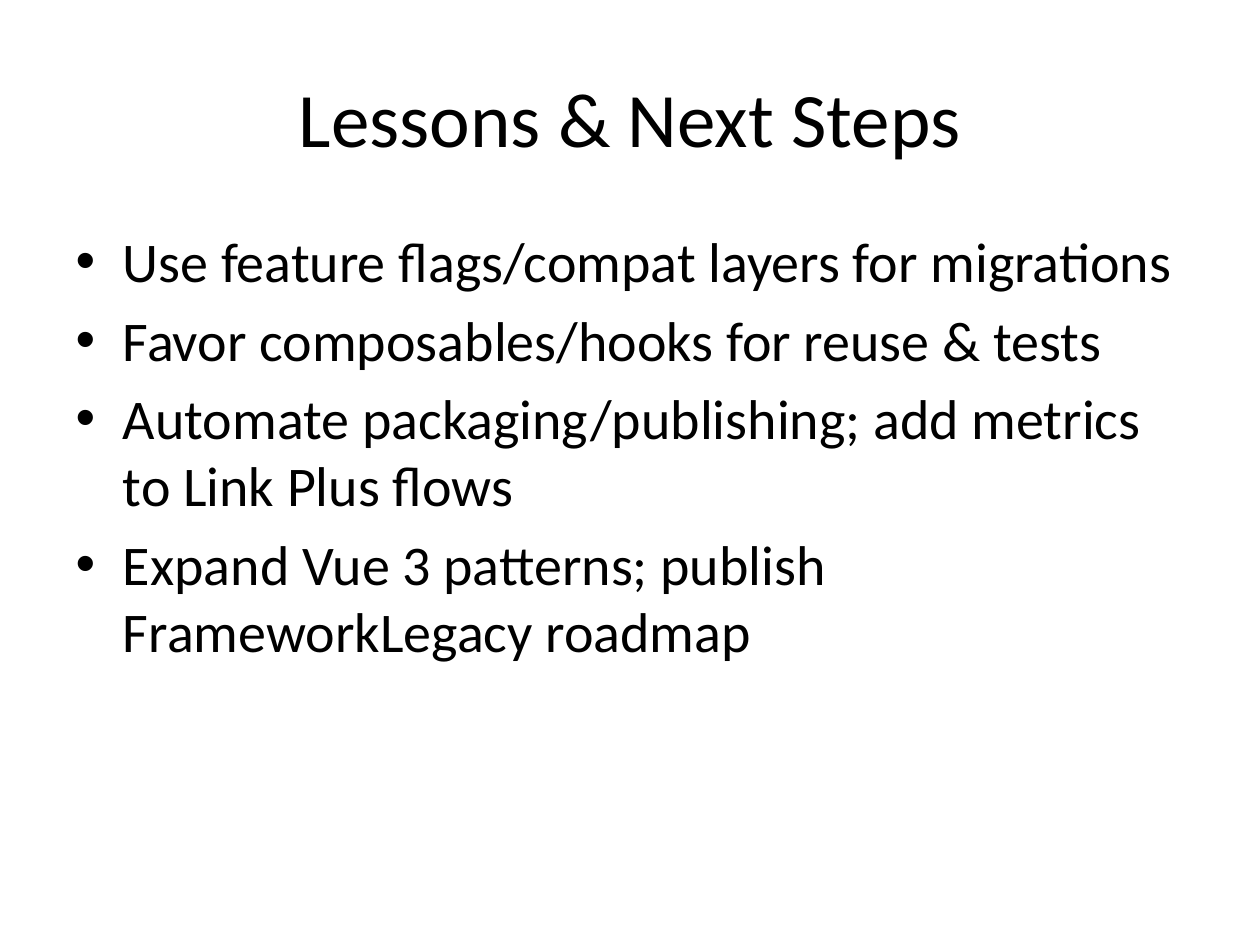
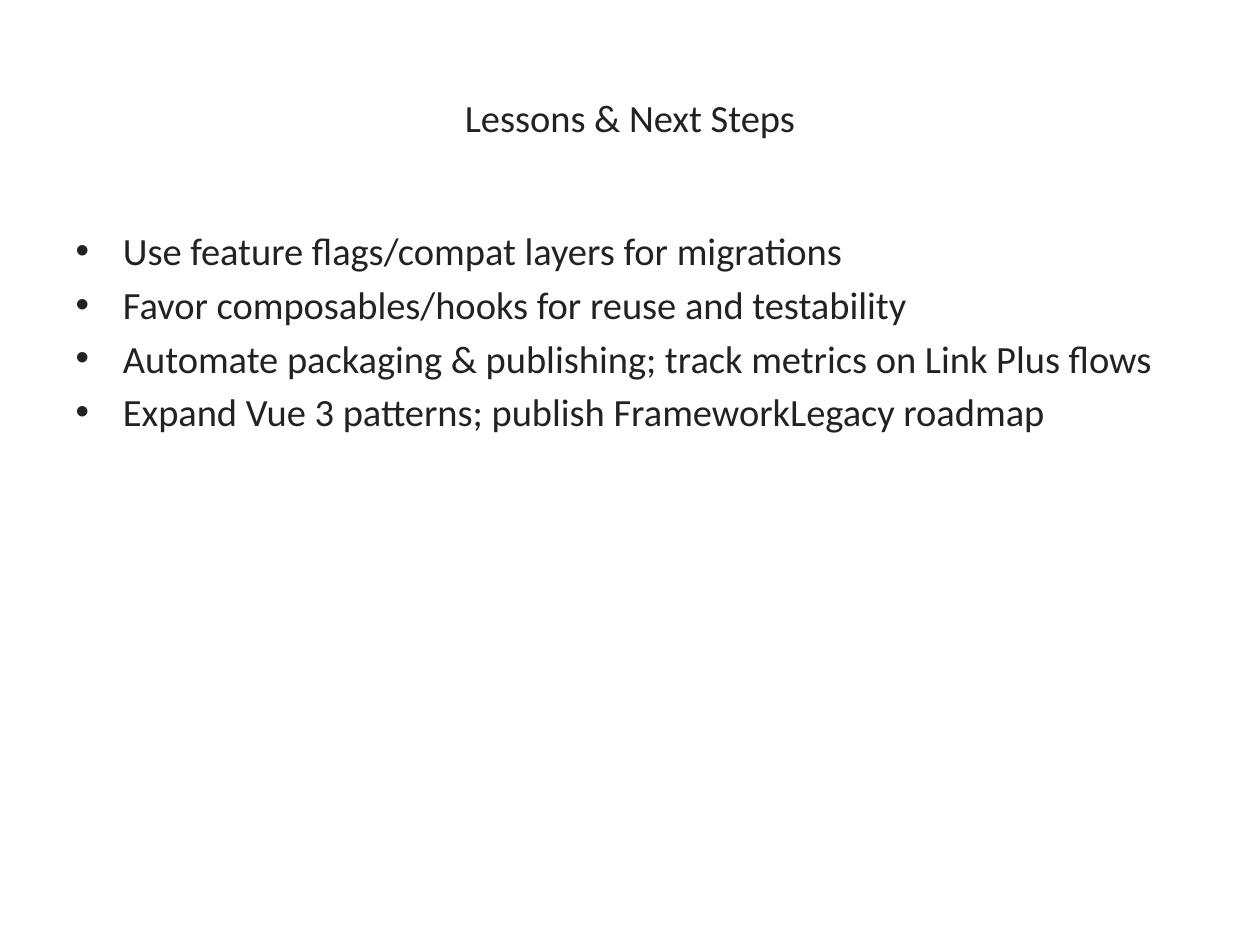
Before and after one commit to VinhSquid/file-word, a slide deck: slide 8 of slideshow.pptx (slide 6 before the commit). Drawn at 1260x945 pixels with LibreOffice and Linux fonts; fonts in the diff are those of the drawing. Boxes give left, top, right and bottom in pixels: in the first picture for what was removed or moved away, otherwise in the second. Text is boxed around its words. In the diff, an @@ line names an element or a change of style, - is before the commit and + after.

```diff
--- a/slideshow.pptx
+++ b/slideshow.pptx
@@ title "Lessons & Next Steps" at [465,107,795,139]: size 44 to 22 pt, text colour #000000 to #222222 @@
@@ text at [123,238,1044,433]: size 32 to 22 pt, text colour #000000 to #222222 in "Use feature flags/compat layers for migrations", "Expand Vue 3 patterns; publish FrameworkLegacy roadmap"; less space between paragraphs @@
@@ text at [123,292,1152,380]: text changed; size 32 to 22 pt; text colour #000000 to #222222 @@
-• Favor composables/hooks for reuse & tests
-• Automate packaging/publishing; add metrics to Link Plus flows
+• Favor composables/hooks for reuse and testability
+• Automate packaging & publishing; track metrics on Link Plus flows
```
Also in this commit, not shown: 5 other slides changed, 2 slides added.
